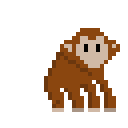
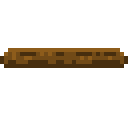
The second 128 × 128 image is a revision of the first. Changes to its layers:
showed group "Cenario" (1 layers) over (0, 48, 128, 68)
added layer "Plataforma" in group "Cenario" over (0, 48, 128, 68)
hid "Marrom8" (1st of 3, in "Player" › "P_Marrom") over (64, 36, 116, 68)
hid "Marrom8" (2nd of 3, in "Player" › "P_Marrom") over (44, 52, 108, 108)
hid "Marrom8" (3rd of 3, in "Player" › "P_Marrom") over (44, 28, 120, 112)
